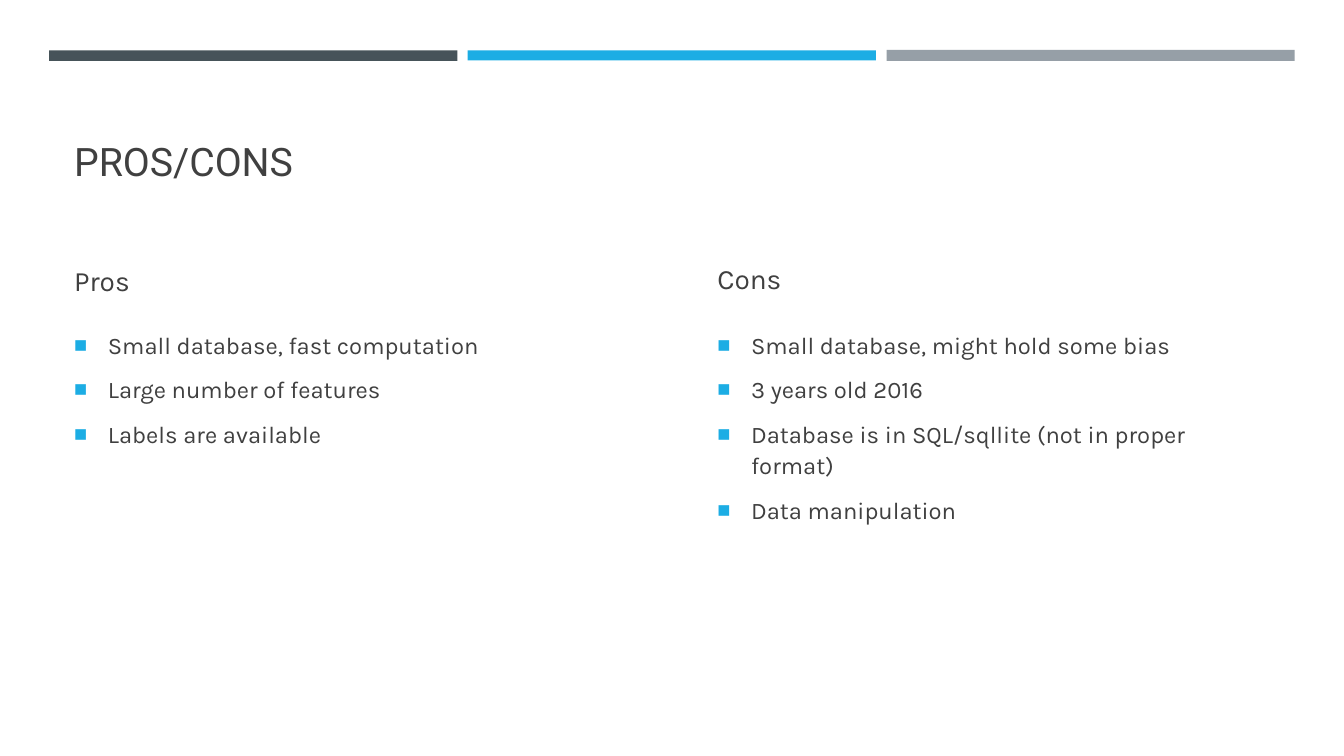
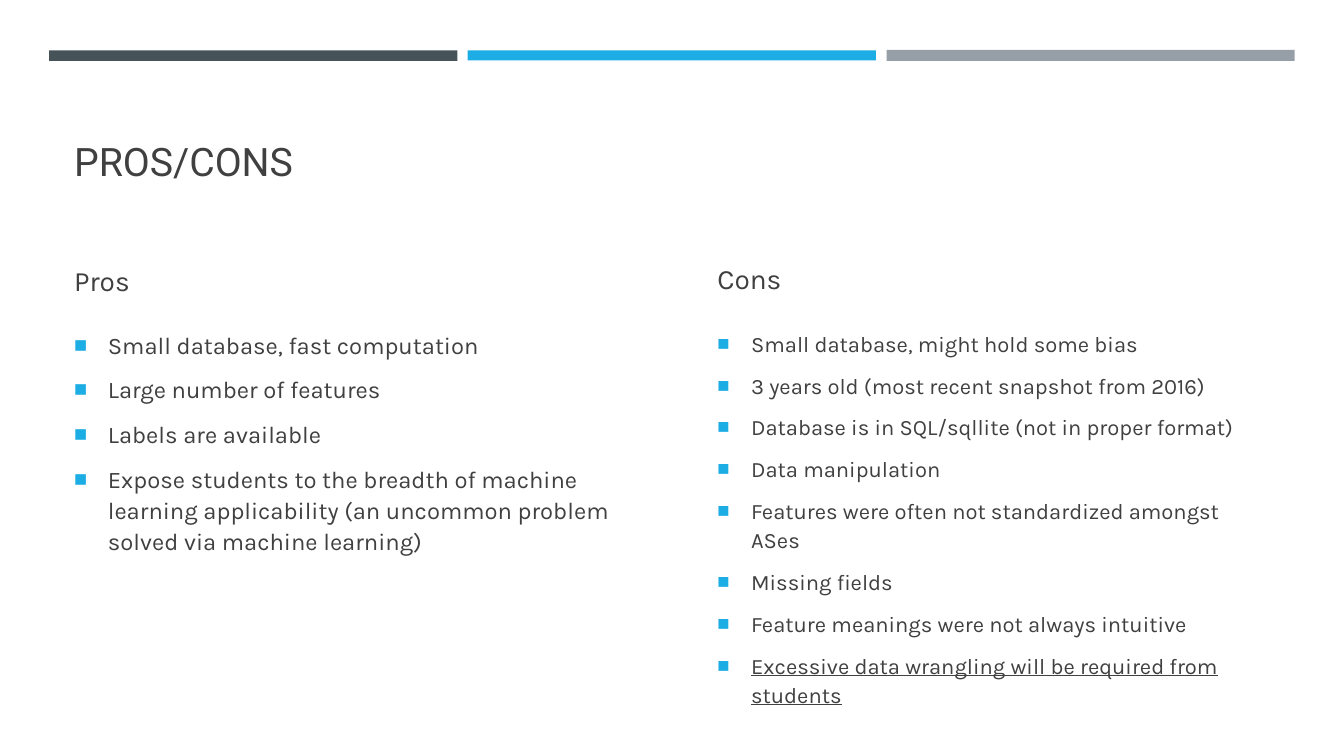
Before and after one commit to rlazad/cs4920Lab3, a slide deck: slide 6 of CS4920 Lab 3.pptx. Drawn at 1344x756 pixels with LibreOffice and Linux fonts; fonts in the diff are those of the drawing. Boxes give left, top, right and bottom in pixels: in the first picture for what was removed or moved away, otherwise in the second. Text is boxed around its words. In the diff, an @@ line names an element or a change of style, - is before the commit and + after.

Commit message:
updated PPT

```diff
--- a/CS4920 Lab 3.pptx
+++ b/CS4920 Lab 3.pptx
@@ text at [751,337,1233,482]: size 17 to 15.7 pt in "Small database, might hold some bias", "Database is in SQL/sqllite (not in proper ...", "Data manipulation" @@
@@ text at [751,378,1204,400]: text changed; size 17 to 15.7 pt @@
-■ 3 years old 2016
+■ 3 years old (most recent snapshot from 2016)
@@ text at [108,471,609,556]: paragraph added @@
+■ Expose students to the breadth of machine learning applicability (an uncommon problem solved via machine learning)
@@ text at [751,504,1219,705]: paragraphs added @@
+■ Features were often not standardized amongst ASes
+■ Missing fields
+■ Feature meanings were not always intuitive
+■ Excessive data wrangling will be required from students
```
Also in this commit, not shown: 4 other slides changed.
